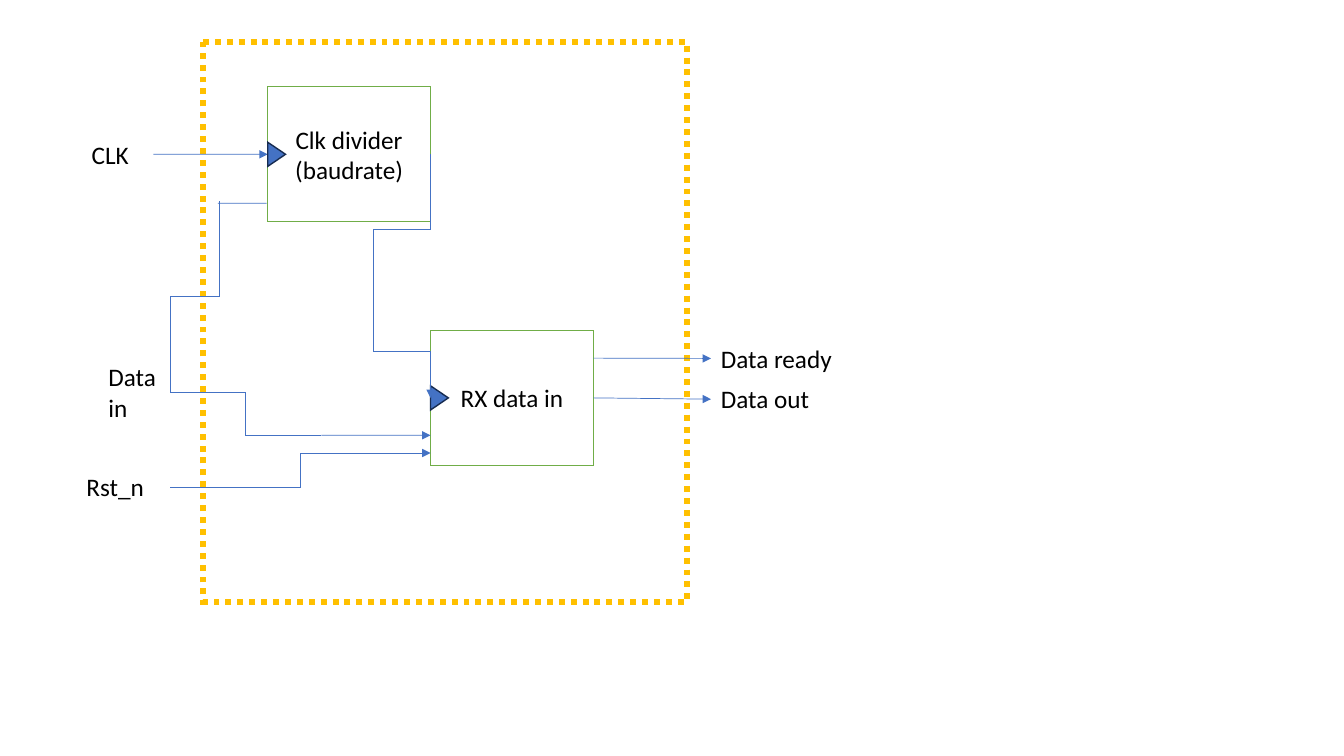
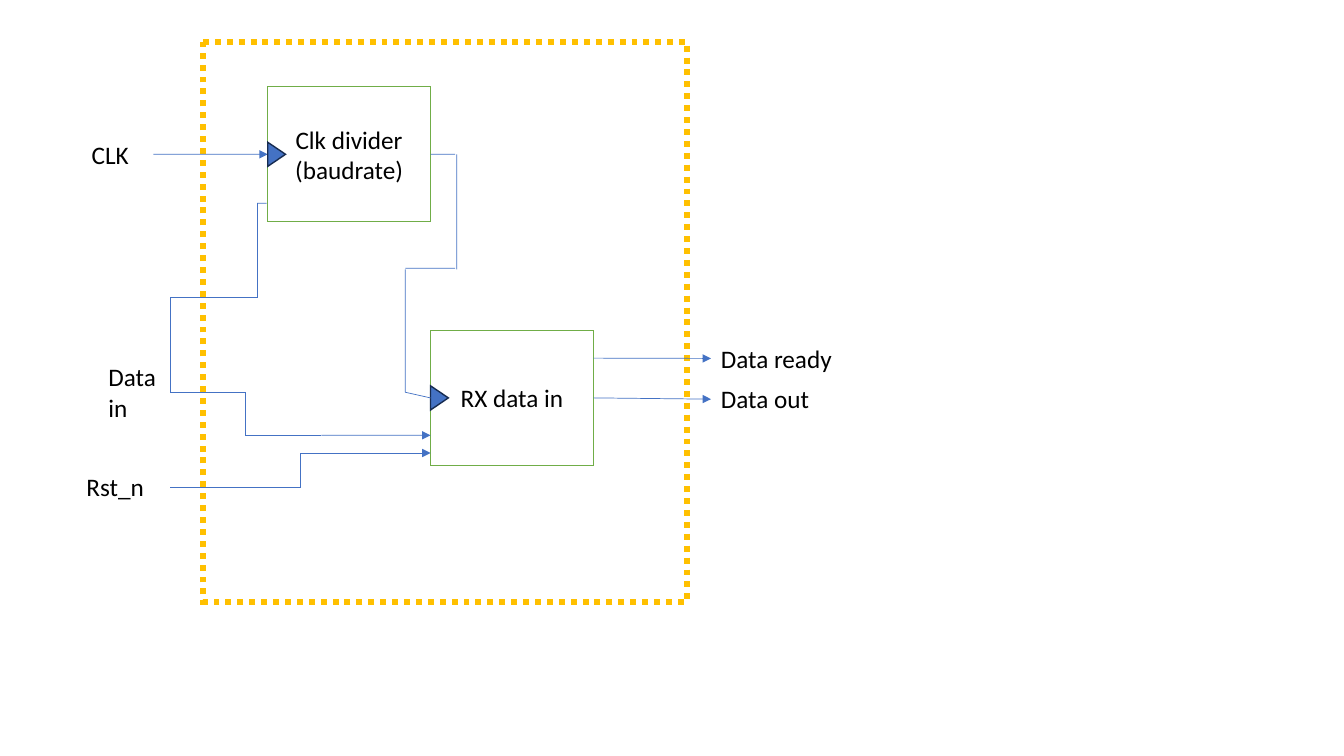
Before and after one commit to ge0053/Project_IELET2113_ProgramerbareKretser_H2023, a slide deck: slide 1 of Presentasjon1.odp. Drawn at 1344x756 pixels with LibreOffice and Linux fonts; fonts in the diff are those of the drawing. Boxes give left, top, right and bottom in pixels: in the first picture for what was removed or moved away, otherwise in the second. Text is boxed around its words. In the diff, an @@ line names an element or a change of style, - is before the commit and + after.

```diff
--- a/Presentasjon1.odp
+++ b/Presentasjon1.odp
@@ elbow line removed from (431, 154) to (374, 306) @@
@@ line added from (431, 154) to (456, 154), #4472C4 0.51 pt @@
@@ line added from (457, 154) to (457, 269), #4472C4 0.51 pt @@
@@ elbow line moved from (170, 392) - (219, 201) to (170, 392) - (257, 204) @@
@@ line moved from (218, 204) - (267, 204) to (257, 204) - (267, 204) @@
@@ line added from (456, 268) to (405, 268), #4472C4 0.51 pt @@
@@ line added from (405, 269) to (405, 392), #4472C4 0.51 pt @@
@@ elbow arrow removed from (374, 306) to (431, 398) @@
@@ line added from (405, 392) to (431, 398), #4472C4 0.51 pt @@
```
Also in this commit, not shown: 1 other file.
